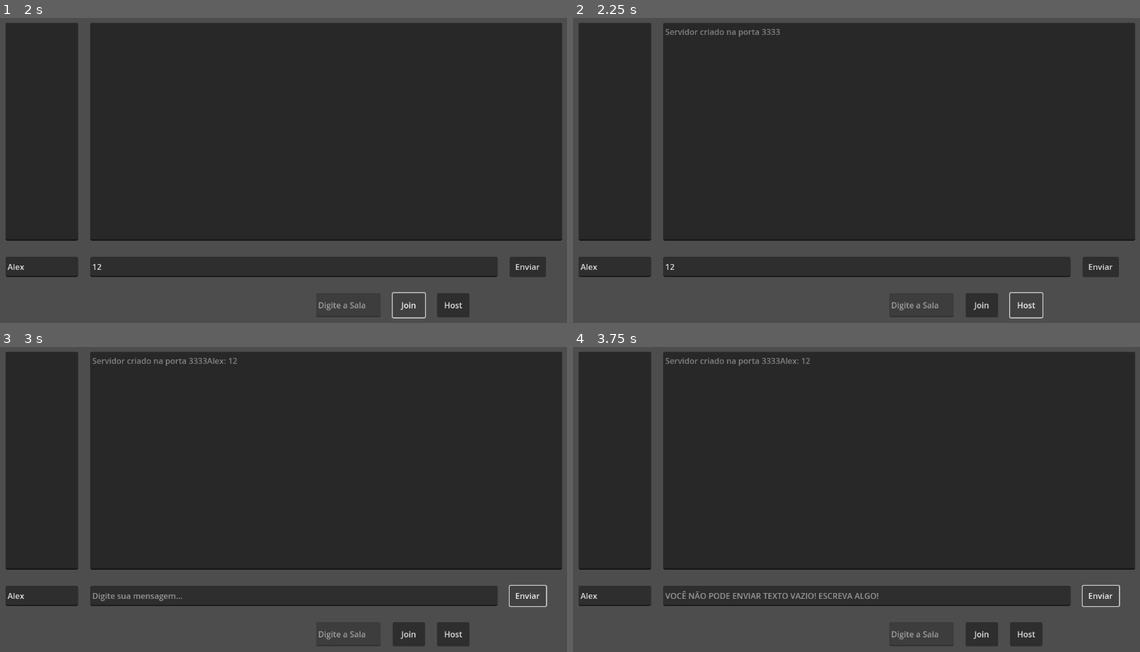
Above: before the commit, frames 1-4 (two rows, left to right).
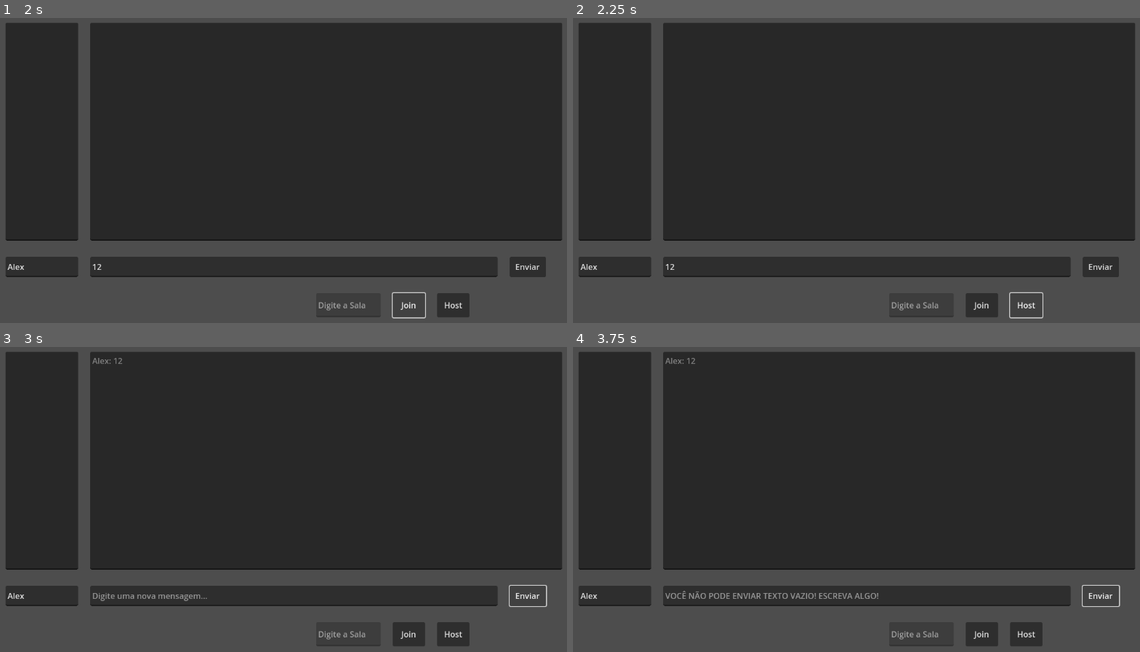
Above: after the commit, the same moments.

Repository: TarikPonciano/chat-multiplayer-tarde
Game: Godot game, scene res://chat_ui.tscn
Same seed, same stepped clock (60 frames per second), same inputs: the game is played once before the commit and once after it.
Inputs (mouse positions are in pixels of both pictures, inside the frame that each line leads up to):
- Up to frame 1 (2 s): click (39, 268) at 0.52 s; type "Alex" at 0.6 s; click (294, 268) at 0.75 s; type "12" at 0.83 s; click "Join" at 1.25 s
- Up to frame 2 (2.25 s): click "Host" at 2 s
- Up to frame 3 (3 s): click "Enviar" at 2.75 s
- Up to frame 4 (3.75 s): click "Enviar" at 3.5 s

Frame 1 is identical in both runs. In frame 2, 0.2% of the frame differs, in the area x 16-37%, y 3-7%; in frame 3, 0.4%, in the area x 16-42%, y 3-84%; in frame 4, 0.2%.

Commit message:
Conexao estabelecida

Diff:
--- a/chat_ui.gd
+++ b/chat_ui.gd
@@ -1,6 +1,7 @@
 extends Control
 
 const PORT = 3333
+const ADDRESS = "127.0.0.1"
 
 func _on_botao_enviar_pressed() -> void:
 	var mensagem = $CampoMensagem.text
@@ -10,9 +11,9 @@
 		nome = "Anônimo"
 
 	if mensagem != "":
-		$CaixaMensagens.text += nome + ": " + mensagem + "\n"
+		rpc("atualizar_chat",mensagem, nome)
 		$CampoMensagem.text = ""
-		$CampoMensagem.placeholder_text = "Digite sua mensagem..."
+		$CampoMensagem.placeholder_text = "Digite uma nova mensagem..."
 	else:
 		$CampoMensagem.placeholder_text = "VOCÊ NÃO PODE ENVIAR TEXTO VAZIO! ESCREVA ALGO!"
 
@@ -21,4 +22,24 @@
 	var peer = ENetMultiplayerPeer.new()
 	peer.create_server(PORT)
 	multiplayer.multiplayer_peer = peer
-	$CaixaMensagens.text += "Servidor criado na porta "+str(PORT)
+	multiplayer.peer_connected.connect(cliente_conectado)
+	print("Servidor criado na porta "+str(PORT))
+
+func cliente_conectado(id):
+	print("Cliente conectado no servidor!" + str(id))
+
+func _on_botao_join_pressed() -> void:
+	var peer = ENetMultiplayerPeer.new()
+	peer.create_client(ADDRESS, PORT)
+	multiplayer.multiplayer_peer = peer
+
+
+#any_peer > Qualquer janela pode ativar essa função
+#authority > Algo que só vai ser feito pelo servidor
+
+#call_local > Manda para todos e faz na própria máquina
+#call_remote > Apenas manda a informação
+@rpc("any_peer", "call_local","reliable")
+func atualizar_chat(mensagem, nome):
+	print("Tentando enviar", nome, mensagem)
+	$CaixaMensagens.text += nome + ": " + mensagem + "\n"
--- a/chat_ui.tscn
+++ b/chat_ui.tscn
@@ -77,5 +77,6 @@
 offset_bottom = 528.0
 text = "Enviar"
 
+[connection signal="pressed" from="BotaoJoin" to="." method="_on_botao_join_pressed"]
 [connection signal="pressed" from="BotaoHost" to="." method="_on_botao_host_pressed"]
 [connection signal="pressed" from="BotaoEnviar" to="." method="_on_botao_enviar_pressed"]
